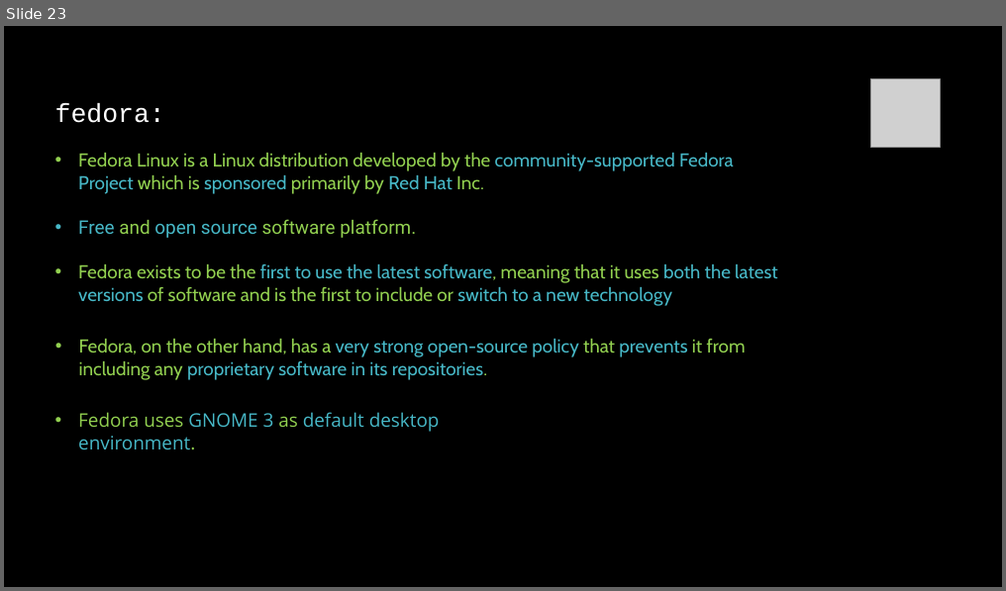
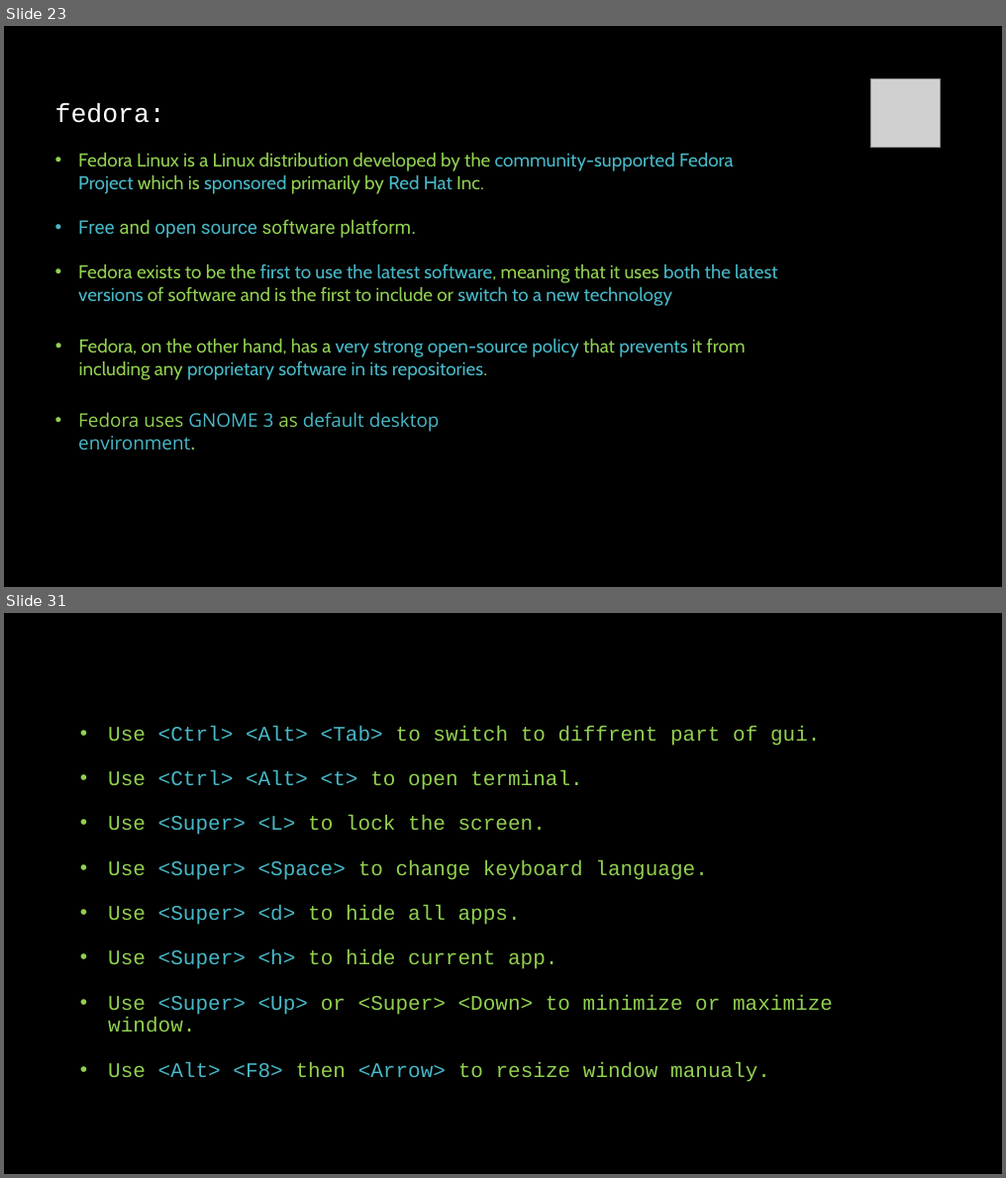
Before and after one commit to linuxfestival/introduction-to-linux-resources, a slide deck: PowerPoint/amirkabir_linux_festival.pptx. Shown one above the other, each under a label of ours: slide 23 before the commit, slides 23 and 31 after it; the slides between them are not shown. The pictures are 1006x591 and 1006x1178 pixels, drawn with LibreOffice and Linux fonts; fonts in the diff are those of the drawing; grey boxes stand for pictures. Boxes give left, top, right and bottom in pixels: in the first picture for what was removed or moved away, otherwise in the second. Text is boxed around its words. In the diff, an @@ line names an element or a change of style, - is before the commit and + after.

```diff
--- a/PowerPoint/amirkabir_linux_festival.pptx
+++ b/PowerPoint/amirkabir_linux_festival.pptx
@@ slide 31 added at [4, 613, 1002, 1174], background #000000 @@
@@ text added at [108, 726, 833, 1082], 20 pt, text #92D050 @@
+• Use <Ctrl> <Alt> <Tab> to switch to diffrent part of gui.
+• Use <Ctrl> <Alt> <t> to open terminal.
+• Use <Super> <L> to lock the screen.
+• Use <Super> <Space> to change keyboard language.
+• Use <Super> <d> to hide all apps.
+• Use <Super> <h> to hide current app.
+• Use <Super> <Up> or <Super> <Down> to minimize or maximize window.
+• Use <Alt> <F8> then <Arrow> to resize window manualy.
```
Also in this commit, not shown: 7 other slides added.
